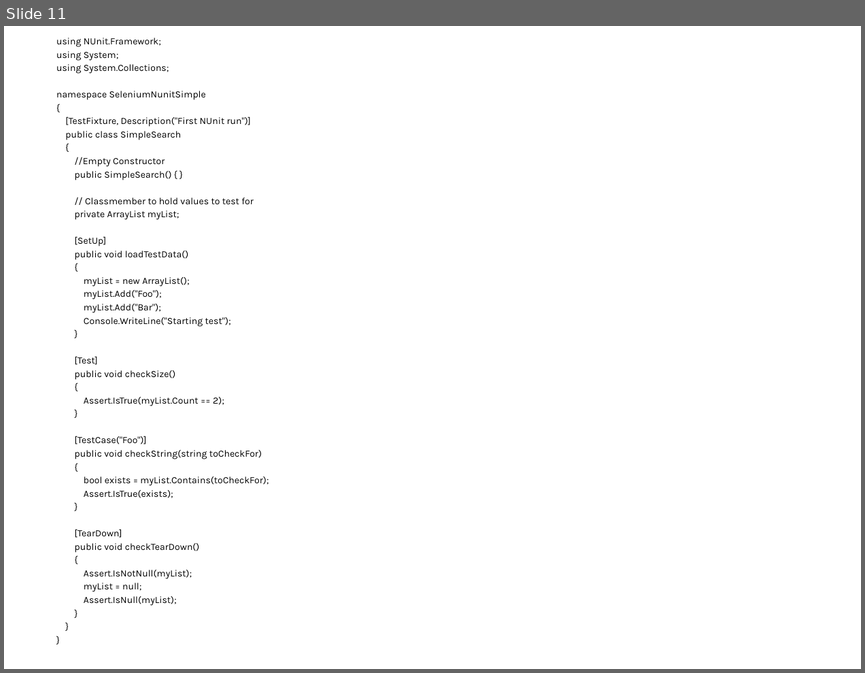
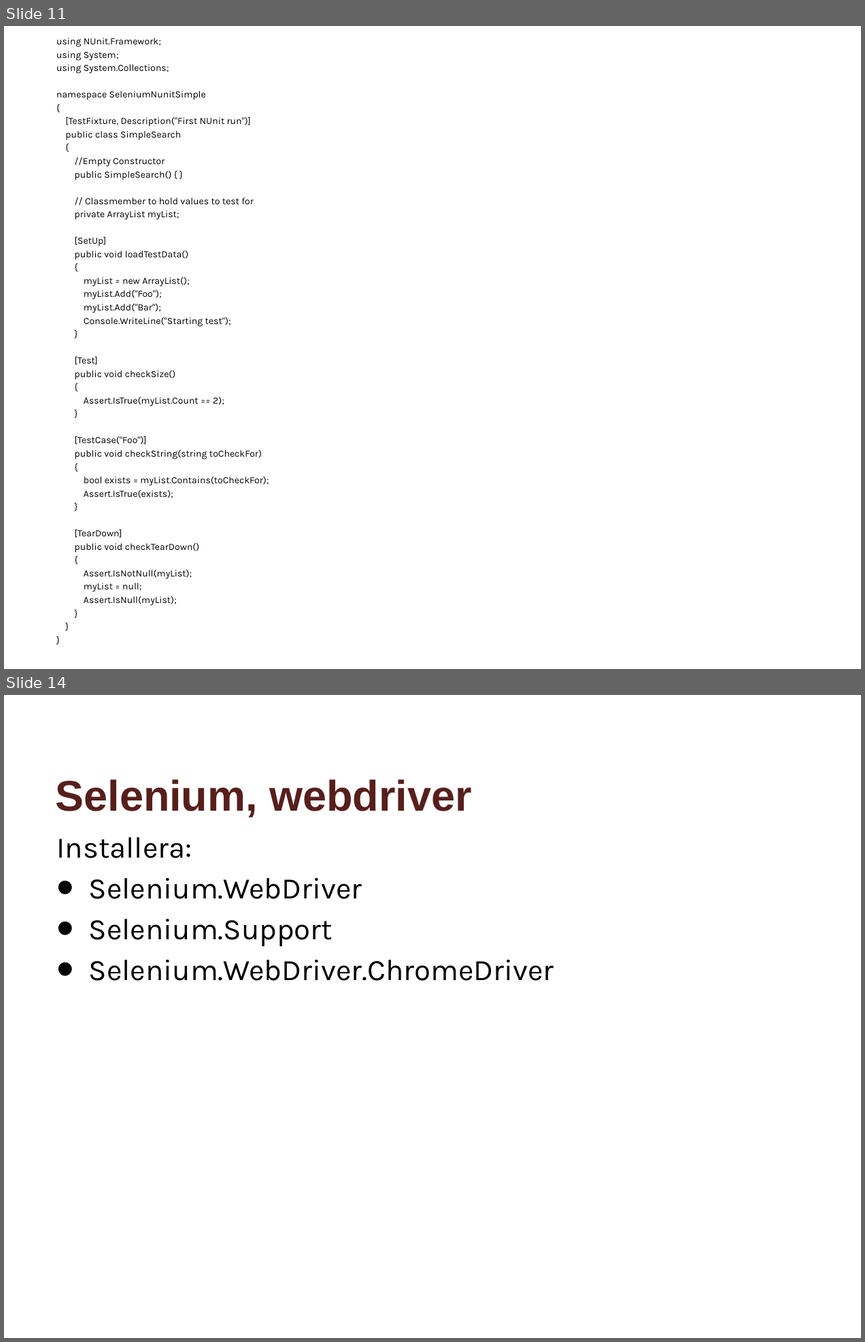
Before and after one commit to andekd/Webdriver-in-VS2015, a slide deck: Selenium_VS2015_Bas.pptx. Shown one above the other, each under a label of ours: slide 11 before the commit, slides 11 and 14 after it; the slides between them are not shown. The pictures are 865x673 and 865x1342 pixels, drawn with LibreOffice and Linux fonts; fonts in the diff are those of the drawing; background and template pictures are left out. Boxes give left, top, right and bottom in pixels: in the first picture for what was removed or moved away, otherwise in the second. Text is boxed around its words. In the diff, an @@ line names an element or a change of style, - is before the commit and + after.

```diff
--- a/Selenium_VS2015_Bas.pptx
+++ b/Selenium_VS2015_Bas.pptx
@@ slide 14 added at (4, 695, 861, 1338), background #FFFFFF @@
@@ title added at (56, 779, 471, 817), 36 pt, text #571F1C, bold @@
+Selenium, webdriver
@@ text added at (57, 837, 553, 981), 25 pt, text #000000 @@
+Installera:
+• Selenium.WebDriver
+• Selenium.Support
+• Selenium.WebDriver.ChromeDriver
```
Also in this commit, not shown: 2 other slides added, 11 other files.
